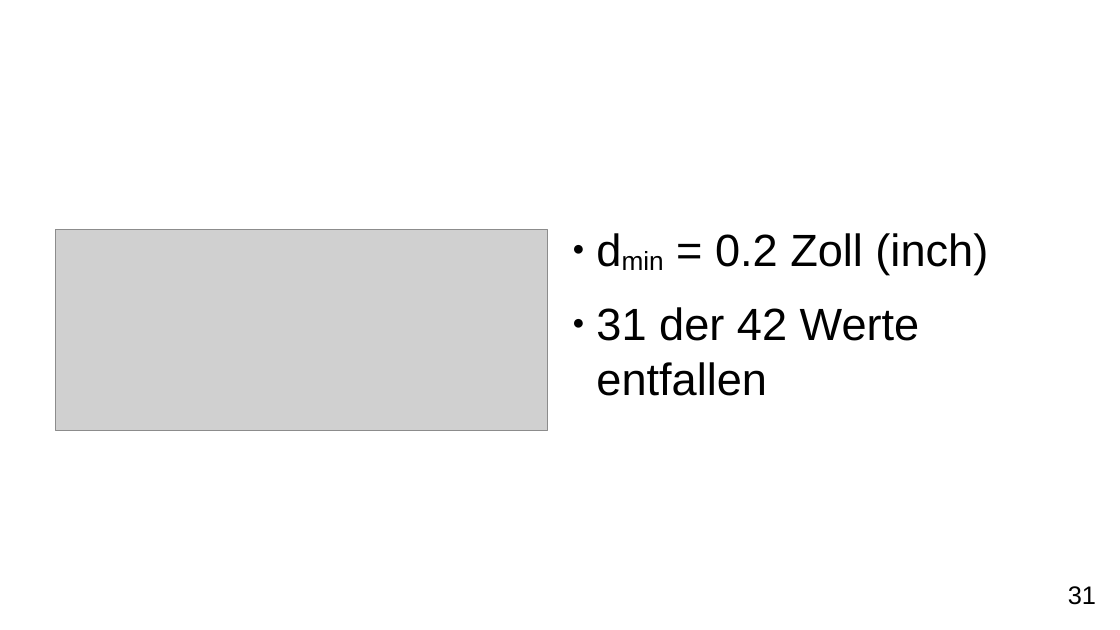
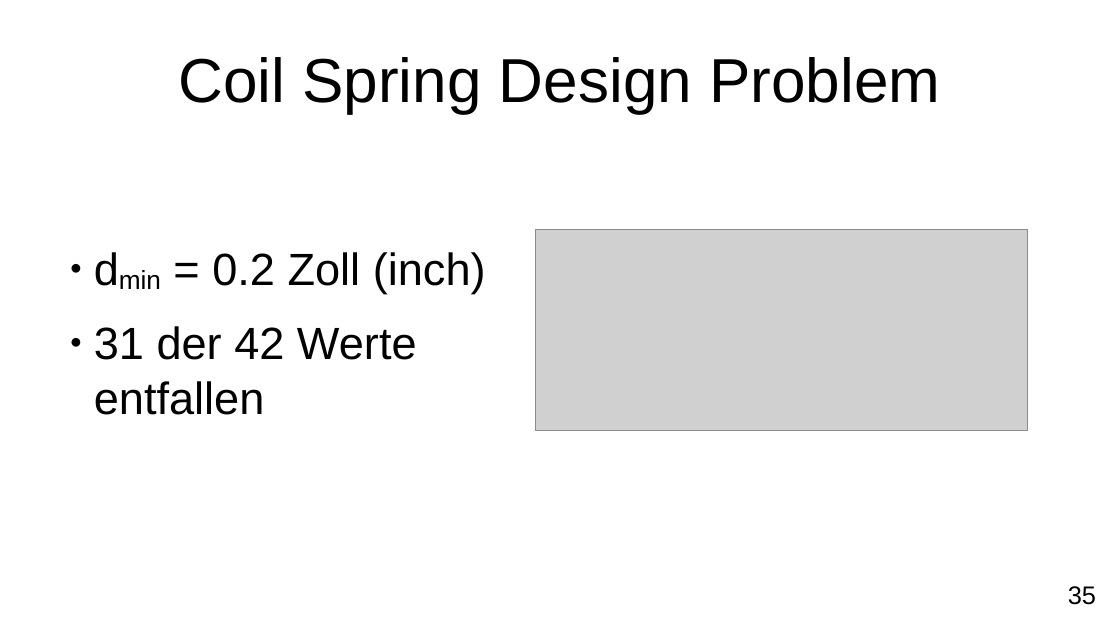
Before and after one commit to FXJackAll/Masterarbeit_Code, a slide deck: slide 35 of Masterarbeit_Verteidigung/Masterarbeit_Verteidigung.odp (slide 31 before the commit). Drawn at 1120x630 pixels with LibreOffice and Linux fonts; fonts in the diff are those of the drawing; grey boxes stand for pictures; background and template pictures are left out. Boxes give left, top, right and bottom in pixels: in the first picture for what was removed or moved away, otherwise in the second. Text is boxed around its words. In the diff, an @@ line names an element or a change of style, - is before the commit and + after.

```diff
--- a/Masterarbeit_Verteidigung/Masterarbeit_Verteidigung.odp
+++ b/Masterarbeit_Verteidigung/Masterarbeit_Verteidigung.odp
@@ title added at [178,57,940,113], 44 pt, text #000000 @@
+Coil Spring Design Problem
@@ text "dmin = 0.2 Zoll (inch)": place and size @@
-text "dmin = 0.2 Zoll (inch)" at [596,233,988,396]
+text "dmin = 0.2 Zoll (inch)" at [94,252,486,415]
@@ picture: place and size @@
-picture at [56,230,548,431]
+picture at [536,230,1028,431]
@@ page number at [1068,586,1096,605]: text changed @@
-31
+35
```
Also in this commit, not shown: 9 other slides changed, 13 slides added, 4 slides removed, 8 other files.
